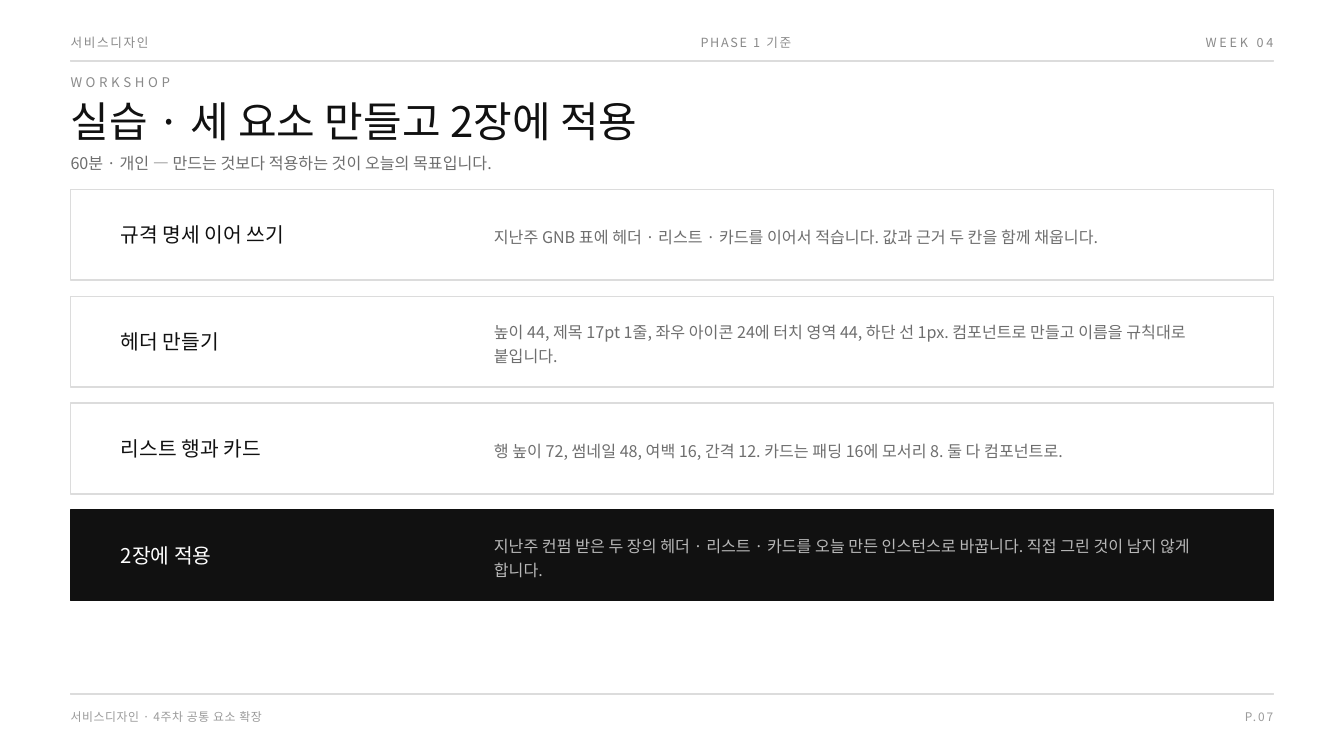
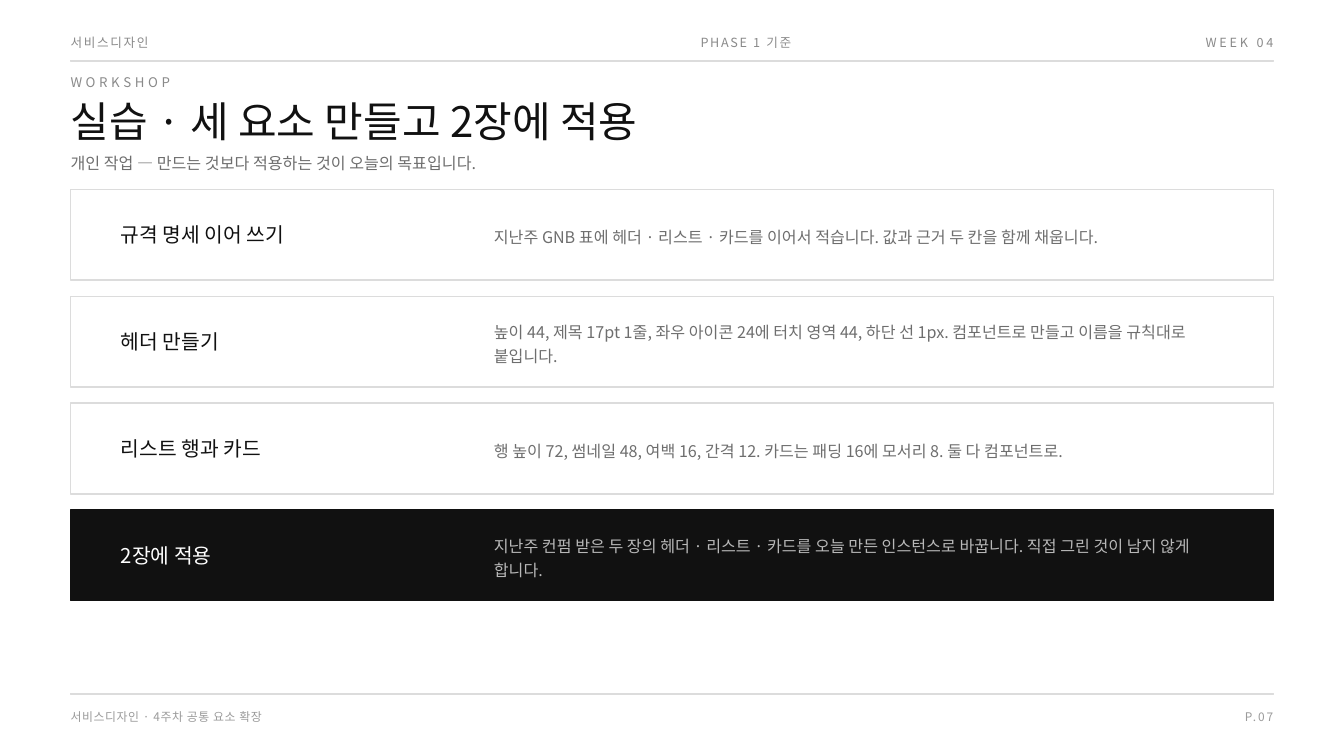
Before and after one commit to design-eng/MIN.D, a slide deck: slide 11 of dist/weeks-2학기/서비스디자인_2학기_04주차_공통요소확장.pptx. Drawn at 1344x756 pixels with LibreOffice and Linux fonts; fonts in the diff are those of the drawing. Boxes give left, top, right and bottom in pixels: in the first picture for what was removed or moved away, otherwise in the second. Text is boxed around its words. In the diff, an @@ line names an element or a change of style, - is before the commit and + after.

```diff
--- a/dist/weeks-2학기/서비스디자인_2학기_04주차_공통요소확장.pptx
+++ b/dist/weeks-2학기/서비스디자인_2학기_04주차_공통요소확장.pptx
@@ text at box(71, 155, 476, 170): text changed @@
-60분 · 개인 — 만드는 것보다 적용하는 것이 오늘의 목표입니다.
+개인 작업 — 만드는 것보다 적용하는 것이 오늘의 목표입니다.
```
Also in this commit, not shown: 1 other slide changed, 2 other files.
